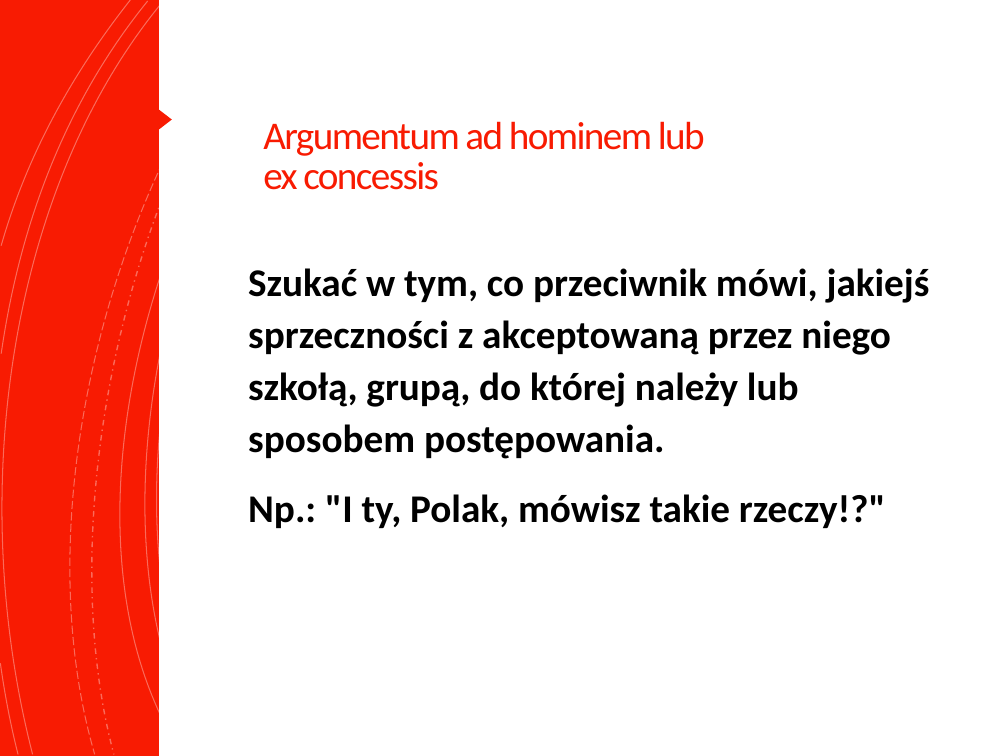
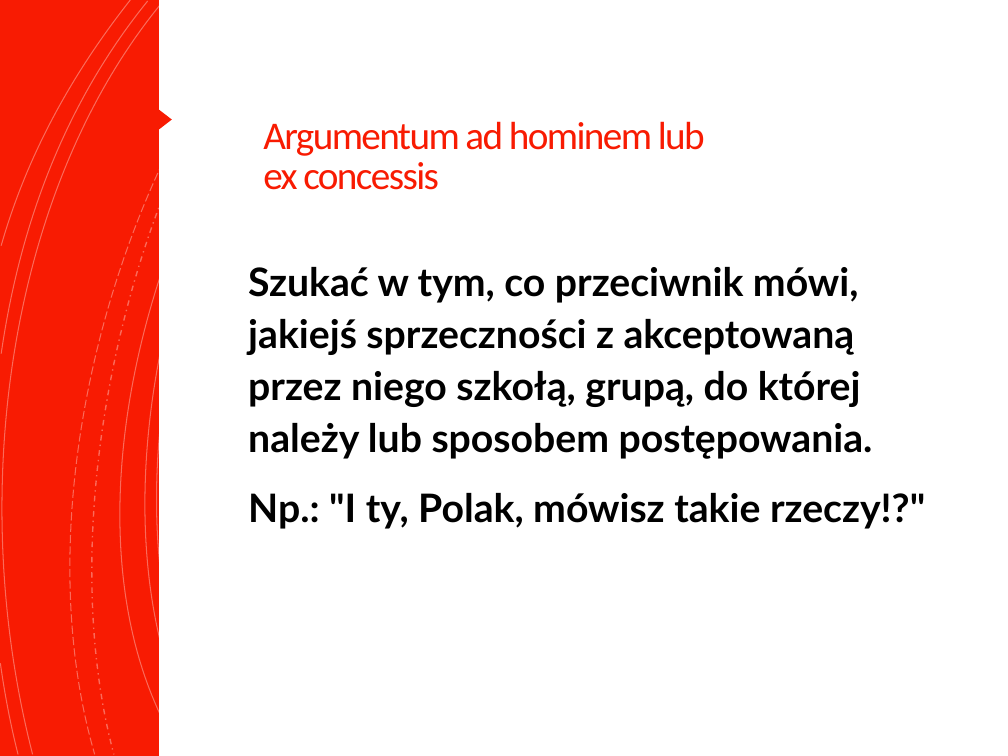
Before and after one commit to blackbat13/cs-lut, a slide deck: slide 23 of Inne/Fake News.pptx. Drawn at 1008x756 pixels with LibreOffice and Linux fonts; fonts in the diff are those of the drawing. Boxes give left, top, right and bottom in pixels: in the first picture for what was removed or moved away, otherwise in the second. Text is boxed around its words. In the diff, an @@ line names an element or a change of style, - is before the commit and + after.

```diff
--- a/Inne/Fake News.pptx
+++ b/Inne/Fake News.pptx
@@ text "Szukać w tym, co przeciwnik ..." at (x1=248, y1=267, x2=925, y2=529): font Calibri to Lato @@
```
Also in this commit, not shown: 26 other slides changed, 7 other files.
